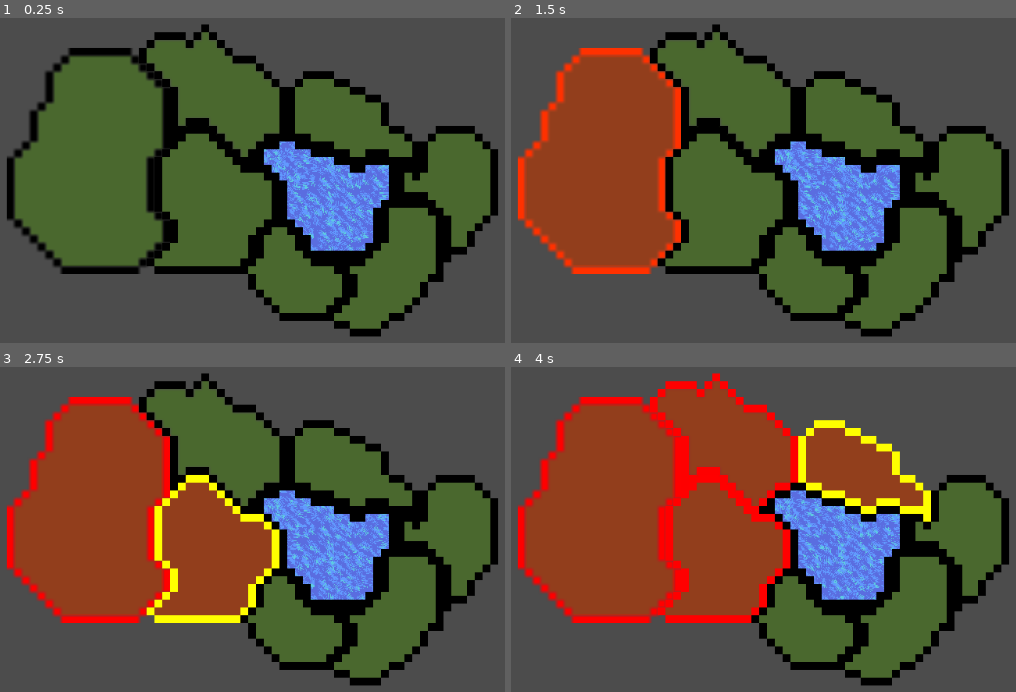
Above: before the commit, frames 1-4 (two rows, left to right).
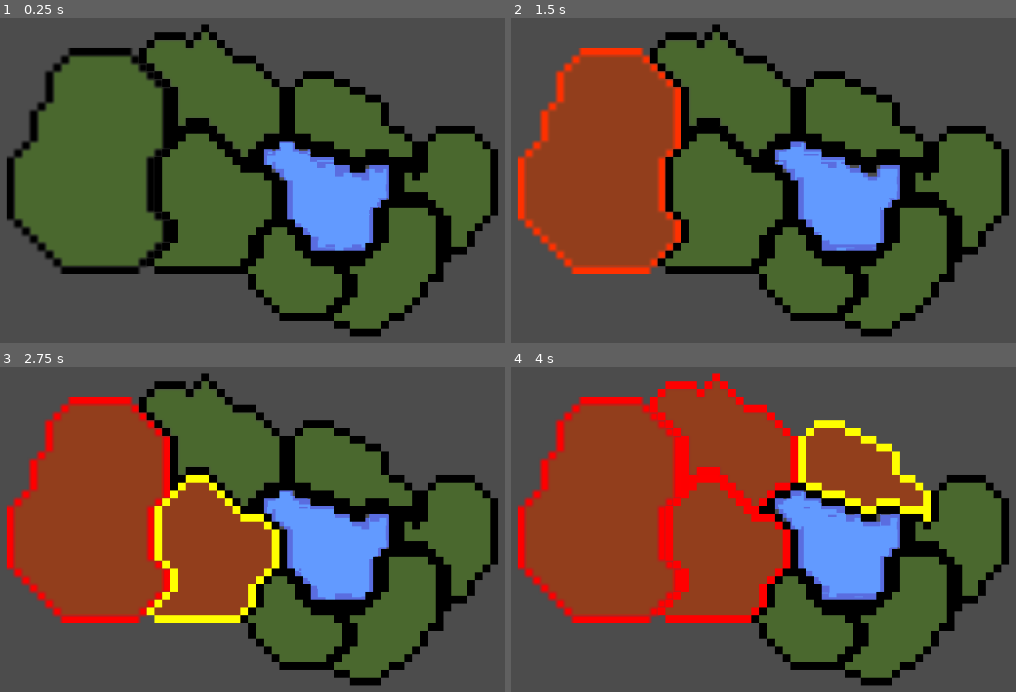
Above: after the commit, the same moments.

Repository: Raelr/StrategyGame
Game: Godot game, scene res://Scenes/World.tscn
Same seed, same stepped clock (60 frames per second), same inputs: the game is played once before the commit and once after it.
Inputs (mouse positions are in pixels of both pictures, inside the frame that each line leads up to):
- Up to frame 1 (0.25 s): no input
- Up to frame 2 (1.5 s): move the mouse to (601, 161) at 0.52 s; press the mouse at (601, 161) at 0.53 s; move the mouse to (outside the picture) at 1.27 s; release the mouse at (outside the picture) at 1.28 s; right-click (outside the picture) at 1.35 s; click (outside the picture) at 1.42 s
- Up to frame 3 (2.75 s): move the mouse to (212, 549) at 2.02 s; press the mouse at (212, 549) at 2.03 s
- Up to frame 4 (4 s): move the mouse to (728, 445) at 2.77 s; release the mouse at (728, 445) at 2.78 s; right-click (728, 445) at 2.85 s; click (728, 445) at 2.92 s; move the mouse to (864, 467) at 3.52 s; press the mouse at (864, 467) at 3.53 s

The runs differ from the first frame. In frame 1, 3.1% of the frame differs, in the area x 52-78%, y 37-72%; in frame 2, 3.1%; in frame 3, 3.1%; in frame 4, 3.1%.

Commit message:
Adjusted the water shader to be more pixel art-y

Diff:
--- a/Scenes/Water.tscn
+++ b/Scenes/Water.tscn
@@ -1,48 +1,24 @@
 [gd_scene load_steps=7 format=2]
 
-[ext_resource path="res://Sprites/Water.png" type="Texture" id=1]
+[ext_resource path="res://Sprites/LakeWater.png" type="Texture" id=1]
 [ext_resource path="res://Scripts/Water.gd" type="Script" id=2]
-[ext_resource path="res://Sprites/WaveTExture.jpg" type="Texture" id=3]
+[ext_resource path="res://Sprites/Water.png" type="Texture" id=3]
+[ext_resource path="res://Shaders/Water_offset.shader" type="Shader" id=4]
 [ext_resource path="res://Sprites/WaterNormalMap.jpg" type="Texture" id=5]
 
-[sub_resource type="Shader" id=1]
-code = "shader_type canvas_item;
-
-uniform float tiled_factor = 7.0;
-uniform float aspect_ratio = 0.5;
-
-uniform sampler2D uv_offset_texture : hint_black;
-uniform vec2 uv_offset_scale = vec2(0.2,0.2);
-uniform vec2 wave_size = vec2(1.0, 1.0);
-uniform vec2 time_scale = vec2(1.0, 1.0);
-
-void fragment() {
-	vec2 uv_offset = UV * uv_offset_scale;
-	uv_offset += TIME * time_scale;
-
-	vec2 texture_based_offset = texture(uv_offset_texture, uv_offset).rg;
-	texture_based_offset = texture_based_offset * 2.0 - 1.0;
-	texture_based_offset *= wave_size;
-
-	vec2 adjusted_uv = UV * tiled_factor;
-	adjusted_uv.y *= aspect_ratio;
-
-	COLOR = texture(TEXTURE, adjusted_uv + texture_based_offset);
-	NORMALMAP = texture(NORMAL_TEXTURE, adjusted_uv).rgb;
-}"
-
-[sub_resource type="ShaderMaterial" id=2]
-shader = SubResource( 1 )
-shader_param/tiled_factor = 2.5
-shader_param/aspect_ratio = 0.888774
-shader_param/uv_offset_scale = Vector2( 1, 1 )
-shader_param/wave_size = Vector2( 0.2, 0.2 )
-shader_param/time_scale = Vector2( 0.01, 0.01 )
+[sub_resource type="ShaderMaterial" id=1]
+shader = ExtResource( 4 )
+shader_param/tiled_factor = 1.05
+shader_param/aspect_ratio = 0.961763
+shader_param/uv_offset_scale = Vector2( 1, -1 )
+shader_param/wave_size = Vector2( 0.022, -0.09 )
+shader_param/time_scale = Vector2( 0.1, 0.1 )
 shader_param/uv_offset_texture = ExtResource( 3 )
 
 [node name="Water" type="Sprite"]
-material = SubResource( 2 )
-position = Vector2( 589.289, 275.709 )
+material = SubResource( 1 )
+position = Vector2( 582.056, 278.927 )
+scale = Vector2( 1.09768, 1.05681 )
 texture = ExtResource( 1 )
 normal_map = ExtResource( 5 )
 script = ExtResource( 2 )
--- a/Scenes/World.tscn
+++ b/Scenes/World.tscn
@@ -28,8 +28,8 @@
 [node name="World" type="Node2D"]
 
 [node name="Water" parent="." instance=ExtResource( 11 )]
-position = Vector2( 511.837, 291.032 )
-scale = Vector2( 1.06179, 0.943695 )
+position = Vector2( 511.604, 290.156 )
+scale = Vector2( 1.1397, 1.09612 )
 z_index = -1
 
 [node name="WestRegion" parent="." instance=ExtResource( 1 )]
--- /dev/null
+++ b/Shaders/Water_offset.shader
@@ -0,0 +1,24 @@
+shader_type canvas_item;
+
+uniform float tiled_factor = 7.0;
+uniform float aspect_ratio = 0.5;
+
+uniform sampler2D uv_offset_texture : hint_black;
+uniform vec2 uv_offset_scale = vec2(0.2,0.2);
+uniform vec2 wave_size = vec2(1.0, 1.0);
+uniform vec2 time_scale = vec2(1.0, 1.0);
+
+void fragment() {
+	vec2 uv_offset = UV * uv_offset_scale;
+	uv_offset += TIME * time_scale;
+
+	vec2 texture_based_offset = texture(uv_offset_texture, uv_offset).rg;
+	texture_based_offset = texture_based_offset * 2.0 - 1.0;
+	texture_based_offset *= wave_size;
+
+	vec2 adjusted_uv = UV * tiled_factor;
+	adjusted_uv.y *= aspect_ratio;
+
+	COLOR = texture(TEXTURE, adjusted_uv + texture_based_offset);
+	NORMALMAP = texture(NORMAL_TEXTURE, adjusted_uv).rgb;
+}
Binary file added: Sprites/LakeWater.png
Not shown, added: Sprites/LakeWater.png.import
